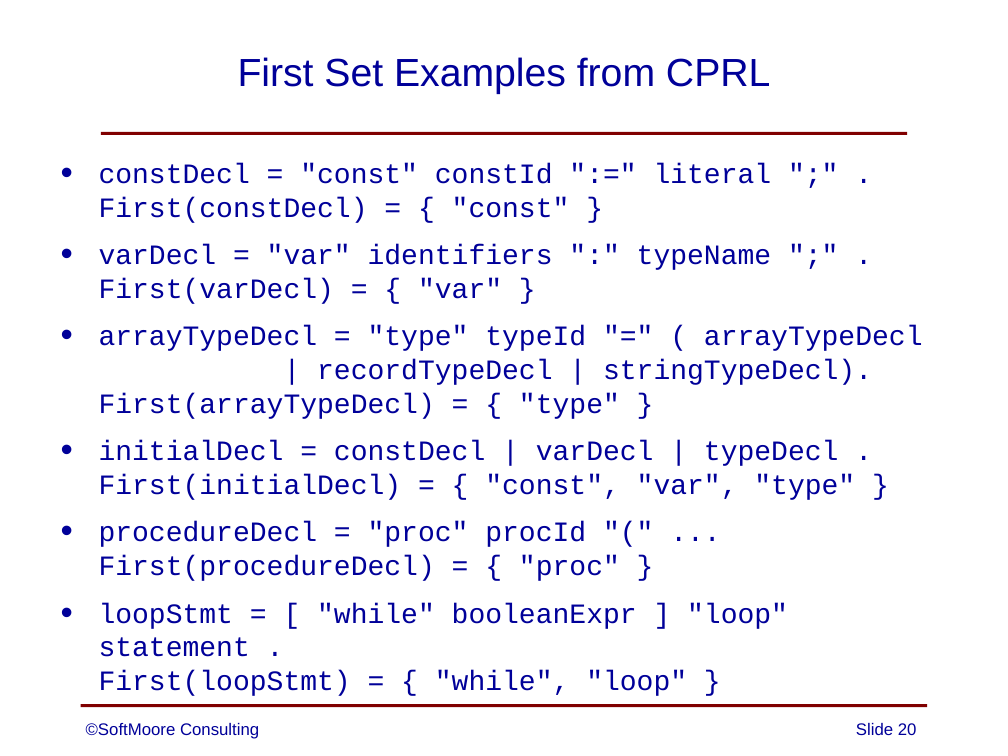
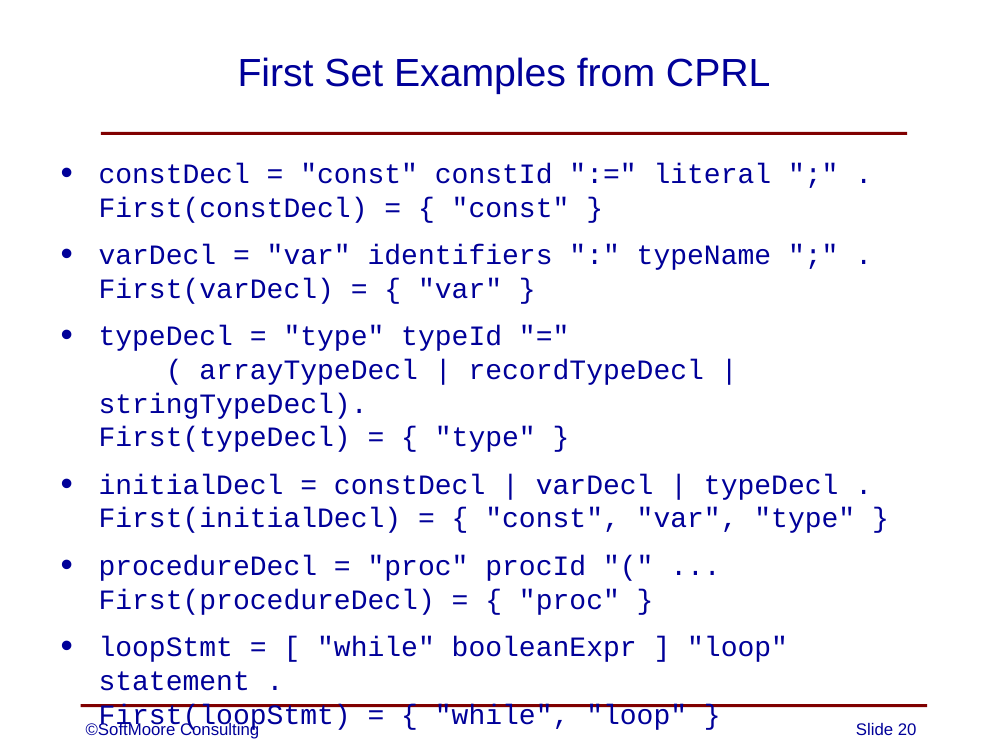
Before and after one commit to SoftMoore/CPRL-Java-3rd, a slide deck: slide 20 of PowerPoints/06 - Syntax Analysis.pptx. Drawn at 1008x756 pixels with LibreOffice and Linux fonts; fonts in the diff are those of the drawing. Boxes give left, top, right and bottom in pixels: in the first picture for what was removed or moved away, otherwise in the second. Text is boxed around its words. In the diff, an @@ line names an element or a change of style, - is before the commit and + after.

```diff
--- a/PowerPoints/06 - Syntax Analysis.pptx
+++ b/PowerPoints/06 - Syntax Analysis.pptx
@@ text at (99,326,704,452): text changed @@
-• arrayTypeDecl = "type" typeId "=" ( arrayTypeDecl
-  | recordTypeDecl | stringTypeDecl).
-  First(arrayTypeDecl) = { "type" }
+• typeDecl = "type" typeId "="
+  ( arrayTypeDecl | recordTypeDecl | stringTypeDecl).
+  First(typeDecl) = { "type" }
```
Also in this commit, not shown: 3 other slides changed.
